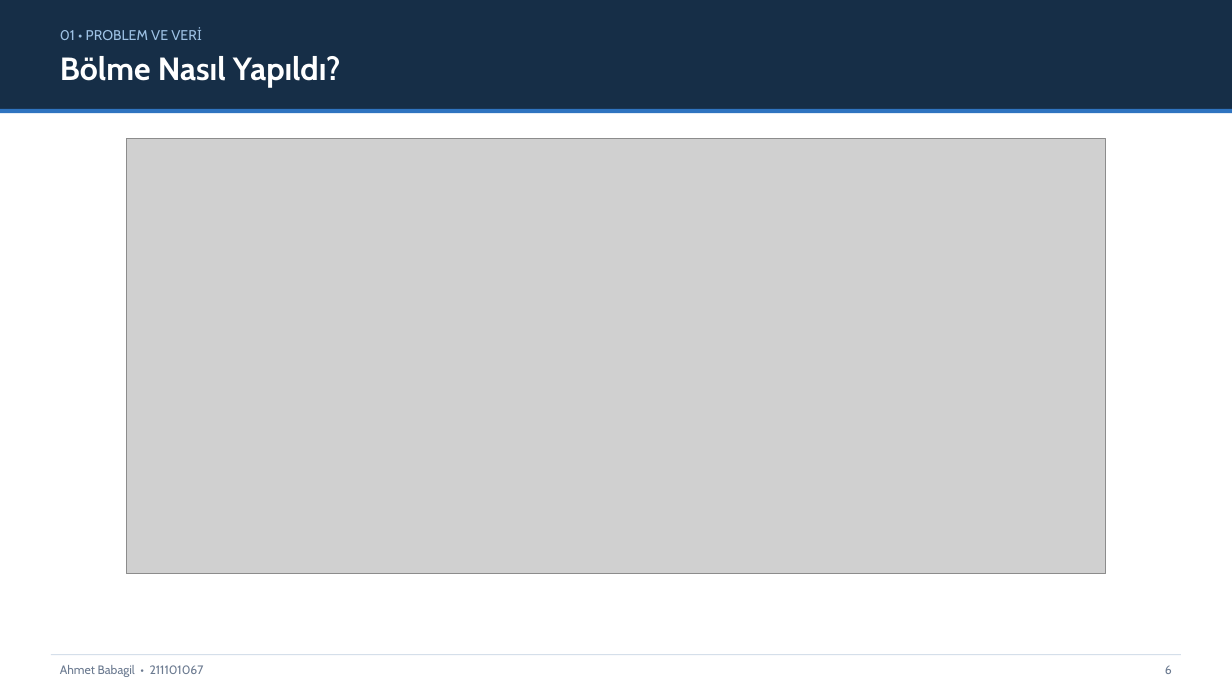
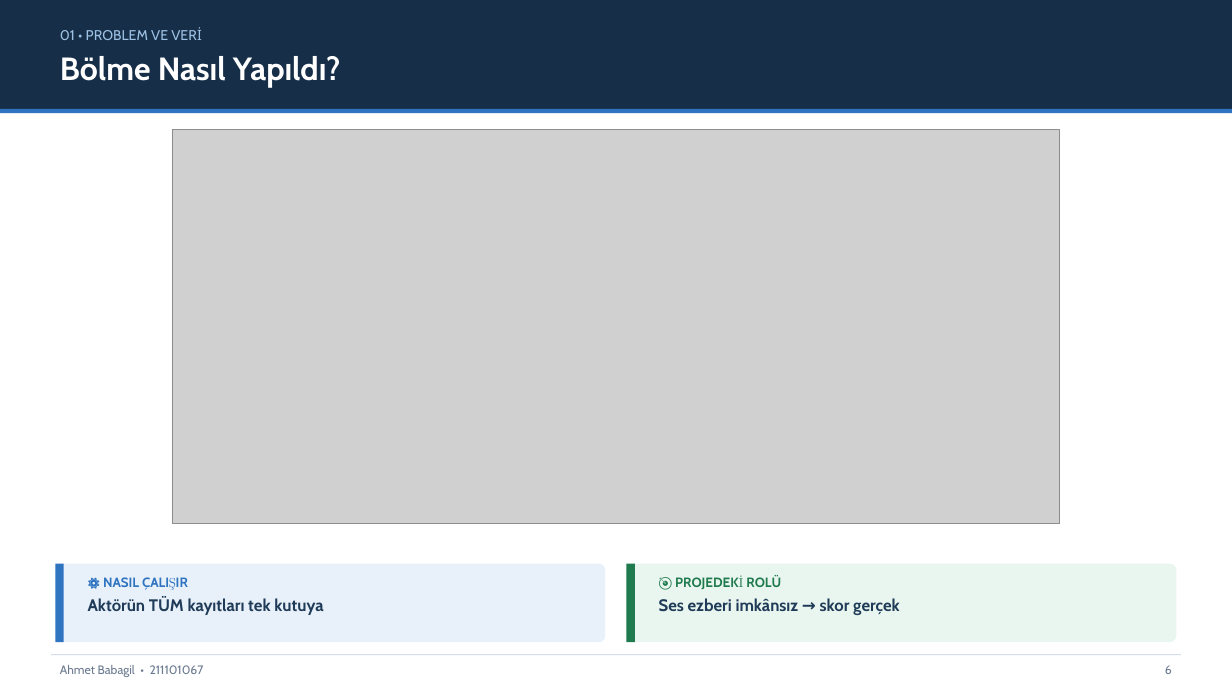
Before and after one commit to AhmetBabagil/speech-emotion-recognition, a slide deck: slide 6 of final/SUNUM_FINAL.pptx. Drawn at 1232x693 pixels with LibreOffice and Linux fonts; fonts in the diff are those of the drawing; grey boxes stand for pictures. Boxes give left, top, right and bottom in pixels: in the first picture for what was removed or moved away, otherwise in the second. Text is boxed around its words. In the diff, an @@ line names an element or a change of style, - is before the commit and + after.

```diff
--- a/final/SUNUM_FINAL.pptx
+++ b/final/SUNUM_FINAL.pptx
@@ picture: place and size @@
-picture at (127, 139, 1106, 574)
+picture at (173, 129, 1060, 524)
@@ rounded rectangle added at (55, 564, 605, 642), fill #E8F1FA @@
@@ rectangle added at (55, 564, 64, 642), fill #2F74C0 @@
@@ rounded rectangle added at (627, 564, 1177, 642), fill #E9F6EF @@
@@ rectangle added at (627, 564, 635, 642), fill #1F7A4D @@
@@ text added at (88, 577, 323, 615), 13 pt, text #1F3B57, bold @@
+⚙ NASIL ÇALIŞIR
+Aktörün TÜM kayıtları tek kutuya
@@ text added at (659, 575, 899, 615), 13 pt, text #1F3B57, bold @@
+🎯 PROJEDEKİ ROLÜ
+Ses ezberi imkânsız → skor gerçek
```
Also in this commit, not shown: 9 other slides changed.
